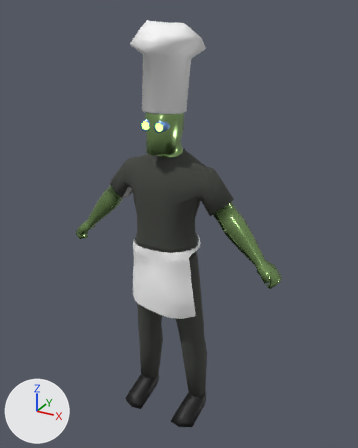
What one commit did to the glTF model Characters/Kitchen/NPC_Kitchen_Male.glb.
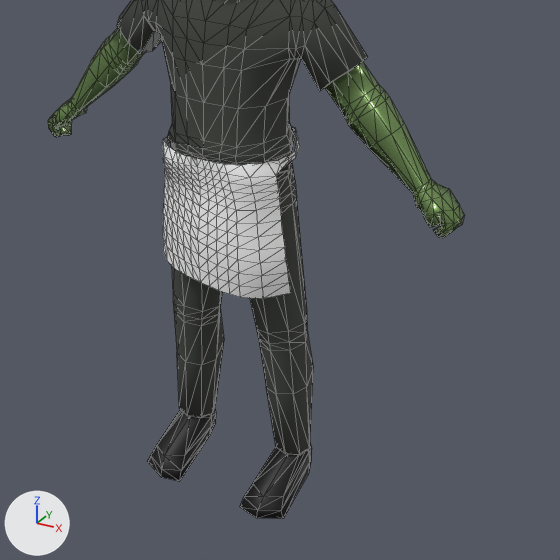
There are two pictures of each version: one whole from a camera (50 mm lens) standing at (2.19, -3.81, 4.03) and looking at (0.05, 0.07, 2.09), one close up on the part from 15% to 92% of the width and 38% to 100% of the height. Arrows for +X, +Y and +Z are at lower left; the lights stay in place. The close-ups show mesh edges as thin lines. Vertices at the same position are counted once.

Names of what the first close-up shows: 'Male_Kitchen'.
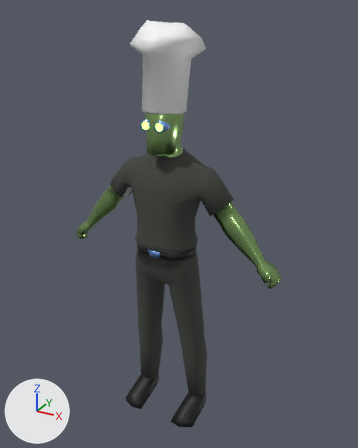
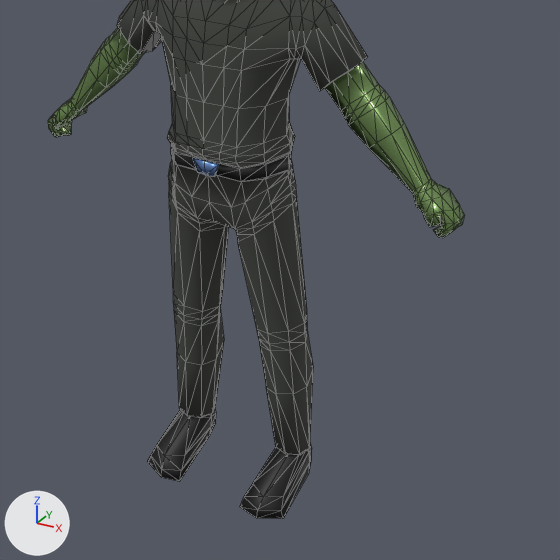
The change, as a list of edits to the scene's bpy script:
```text
Change me_kitchen_character_male:
    where me_kitchen_character_male.from_pydata(...)  # 1106 vertices, 2114 faces; spans x -1.13..1.13, y -0.03..0.67, z -2.02..1.92
    used by ob_male_kitchen; location = (0.0, -0.35, 2.0)
    me_kitchen_character_male part 1: the loose piece of 220 vertices spanning x -0.35..0.38, y -0.02..0.56, z -0.73..-0.01 is deleted
```

Changed parts and their boxes [x1, y1, x2, y2] in the close-ups (560 x 560 px):
part 1 of me_kitchen_character_male, deleted: before [163, 126, 300, 299]
